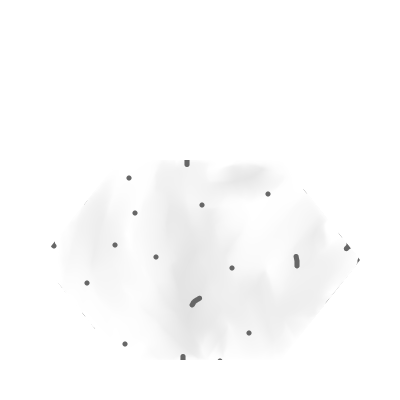
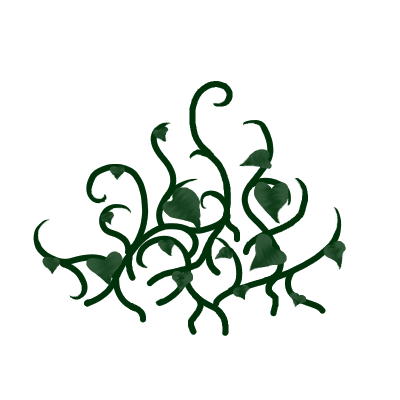
Layered file, before and after one edit (w=400, h=400). Changes by layer:
showed group "Weed" (10 layers) over [33,81,360,360]
added group "1" (1st of 3, in "Weed") with 3 layers in group "Weed" over [33,81,360,360]
added layer "Copy of Paint Layer 20" (1st of 2, in "Weed" › "1") (15%) in group "1" over [33,81,360,360]
added layer "Paint Layer 20" (1st of 2, in "Weed" › "1") in group "1" over [33,81,360,360]
added layer "Paint Layer 19" (1st of 2, in "Weed" › "1") in group "1" over [33,81,360,360]
hid group "Tile" (23 layers) over [33,81,360,360]
painted on "Paint Layer 16" (2nd of 4, in "Tile" › "Wet" › "3") over [33,128,360,360]
painted on "Paint Layer 15" (2nd of 4, in "Tile" › "Wet" › "3") over [33,81,360,360]
painted on "Copy of Paint Layer 12" (2nd of 4, in "Tile" › "Wet") over [33,128,360,360]
